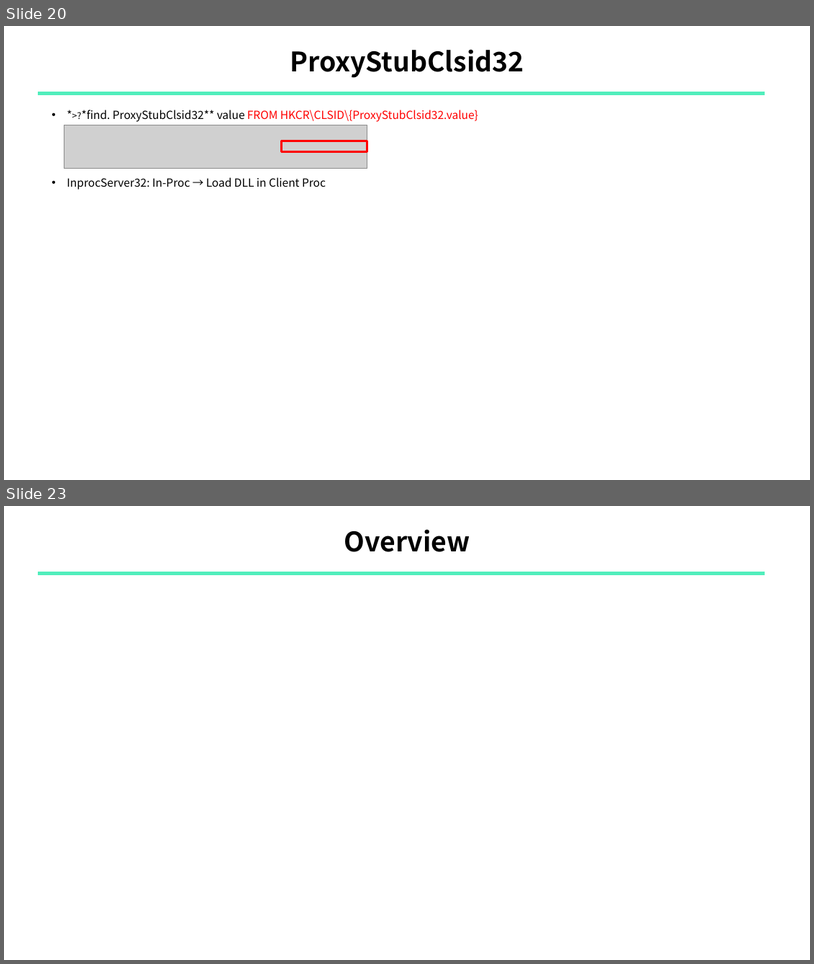
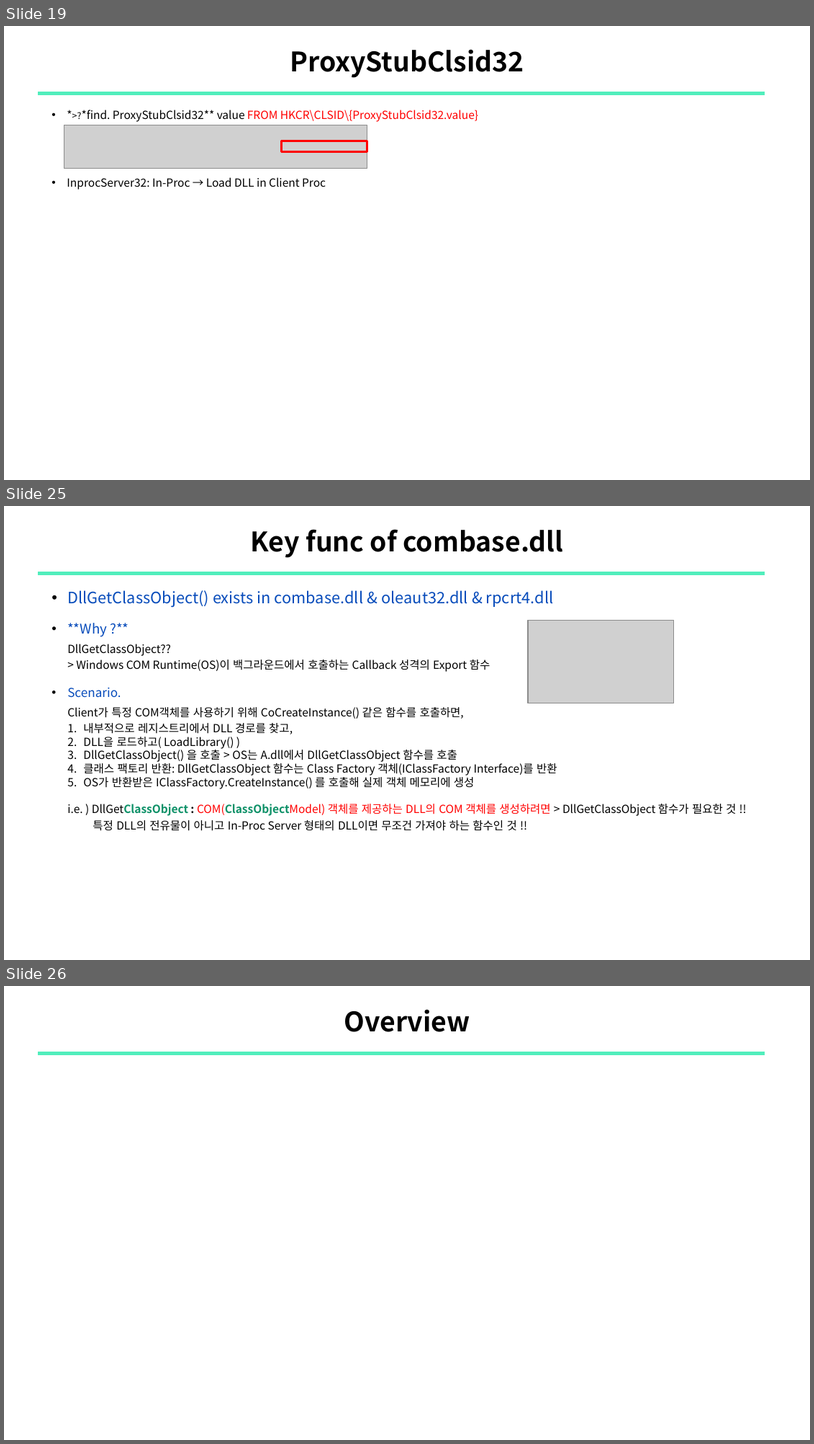
Before and after one commit to sewonpark292/SSL-Seminar, a slide deck: 16_COMrade_ABE_Analysis.pptx. Shown one above the other, each under a label of ours: slides 20 and 23 before the commit, slides 19, 25 and 26 after it; the slides between them are not shown. The pictures are 814x964 and 814x1444 pixels, drawn with LibreOffice and Linux fonts; fonts in the diff are those of the drawing; grey boxes stand for pictures. Boxes give left, top, right and bottom in pixels: in the first picture for what was removed or moved away, otherwise in the second. Text is boxed around its words. In the diff, an @@ line names an element or a change of style, - is before the commit and + after.

```diff
--- a/16_COMrade_ABE_Analysis.pptx
+++ b/16_COMrade_ABE_Analysis.pptx
@@ slide 25 added at [4, 506, 810, 960], background #FFFFFF @@
@@ title added at [251, 529, 563, 558], 24 pt, text #000000, bold @@
+Key func of combase.dll
@@ line added from (38, 573) to (765, 573), #51EEBC 3 pt @@
@@ text added at [67, 590, 736, 831], 10 pt, text #000000 @@
+    • DllGetClassObject() exists in combase.dll & oleaut32.dll & rpcrt4.dll
+    • **Why ?**
+      DllGetClassObject??
+      > Windows COM Runtime(OS)이 백그라운드에서 호출하는 Callback 성격의 Export 함수
+        • Scenario.
+          Client가 특정 COM객체를 사용하기 위해 CoCreateInstance() 같은 함수를 호출하면,
+        1. 내부적으로 레지스트리에서 DLL 경로를 찾고,
+        2. DLL을 로드하고( LoadLibrary() )
+        3. DllGetClassObject() 을 호출 > OS는 A.dll에서 DllGetClassObject 함수를 호출
+        4. 클래스 팩토리 반환: DllGetClassObject 함수는 Class Factory 객체(IClassFactory Interface)를 반환
+        5. OS가 반환받은 IClassFactory.CreateInstance() 를 호출해 실제 객체 메모리에 생성
+        i.e. ) DllGetClassObject : COM(ClassObjectModel) 객체를 제공하는 DLL의 COM 객체를 생성하려면 > DllGetClassObject 함수가 필요한 것 !!
+        특정 DLL의 전유물이 아니고 In-Proc Server 형태의 DLL이면 무조건 가져야 하는 함수인 것 !!
@@ picture added at [528, 620, 674, 703] @@
@@ what was slide 20 is now slide 19 @@
@@ what was slide 23 is now slide 26 @@
```
Also in this commit, not shown: 6 slides changed, 4 other slides added, 2 slides removed.
